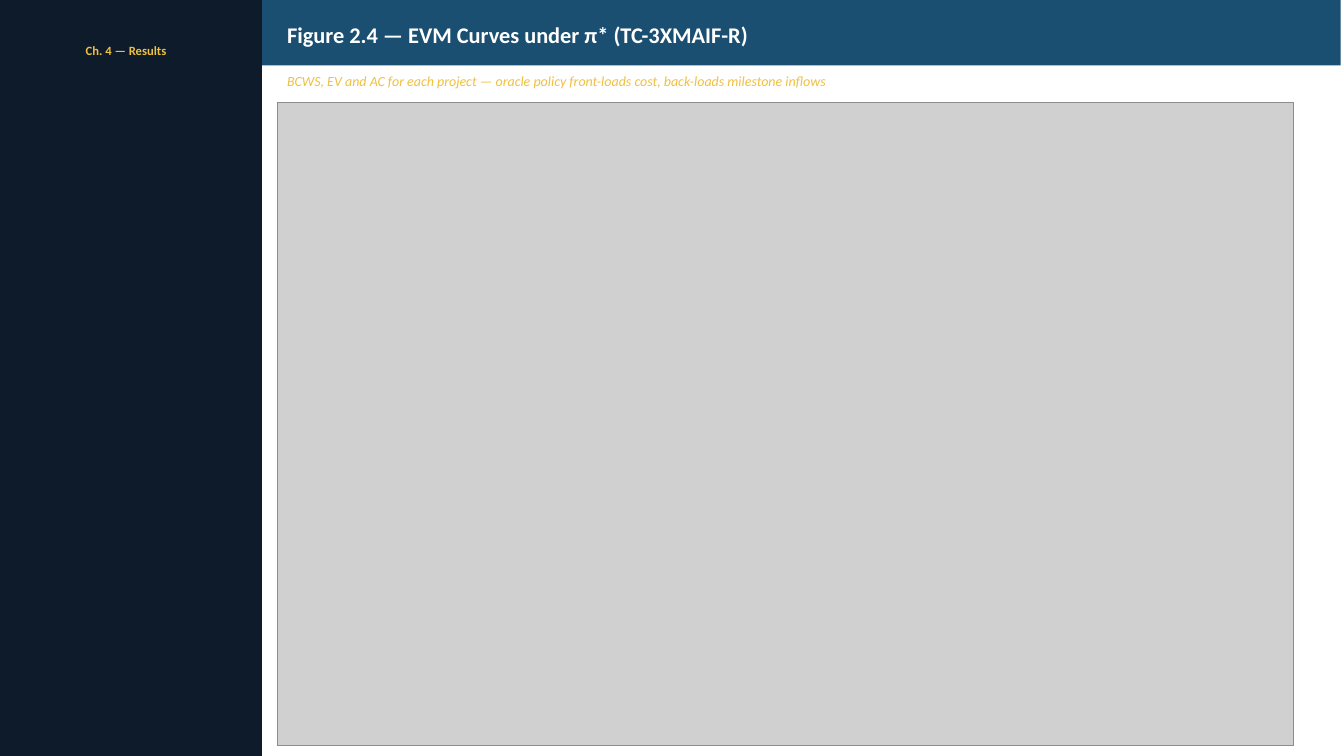
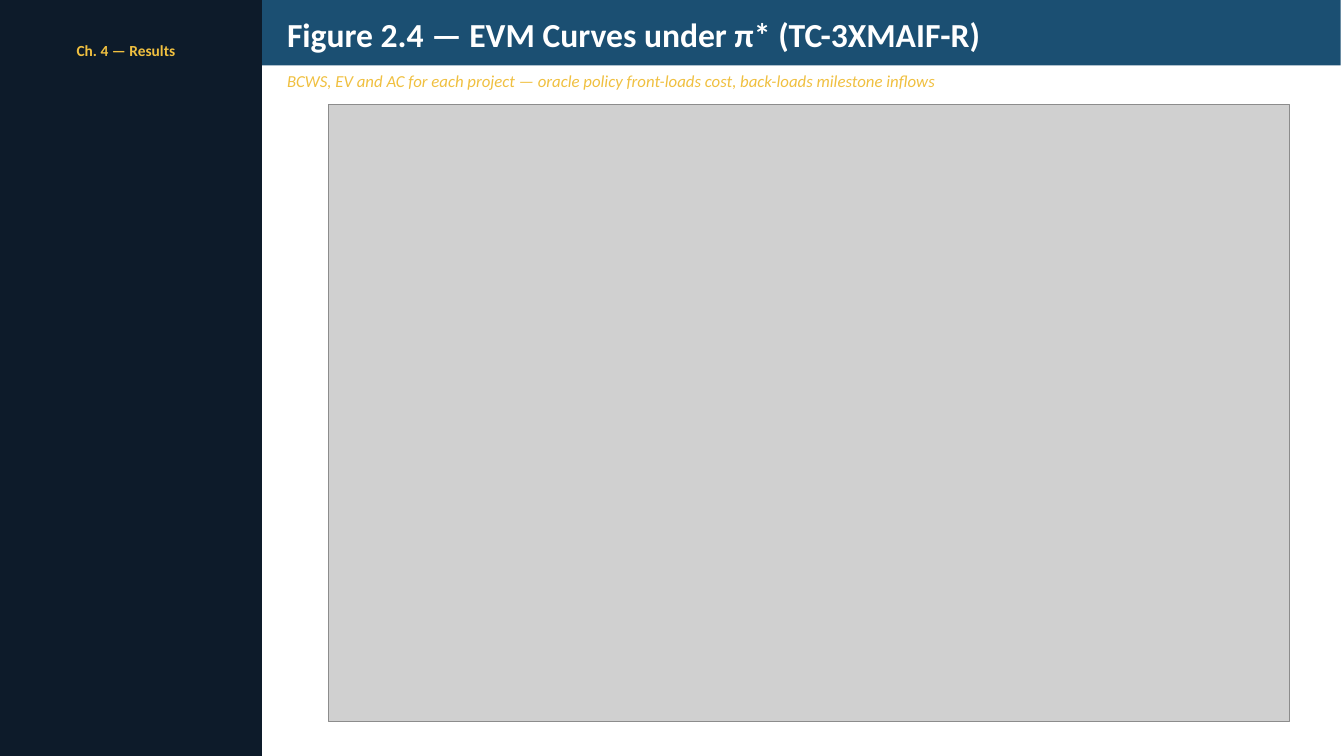
Before and after one commit to UDynamic/PPO-project-portfolio-budgeting-AI-agent, a slide deck: slide 12 of docs/pp_presentation/thesis_presentation.pptx. Drawn at 1344x756 pixels with LibreOffice and Linux fonts; fonts in the diff are those of the drawing; grey boxes stand for pictures. Boxes give left, top, right and bottom in pixels: in the first picture for what was removed or moved away, otherwise in the second. Text is boxed around its words. In the diff, an @@ line names an element or a change of style, - is before the commit and + after.

```diff
--- a/docs/pp_presentation/thesis_presentation.pptx
+++ b/docs/pp_presentation/thesis_presentation.pptx
@@ text "Figure 2.4 — EVM Curves ..." at [287,22,980,53]: size 16 to 24 pt @@
@@ text "Ch. 4 — Results" at [77,45,175,56]: size 9 to 11 pt @@
@@ text "BCWS, EV and AC for ..." at [287,75,934,90]: size 10 to 12 pt @@
@@ picture: place and size @@
-picture at [277,103,1295,746]
+picture at [329,105,1291,722]
```
Also in this commit, not shown: 16 other slides changed, 1 other file.
